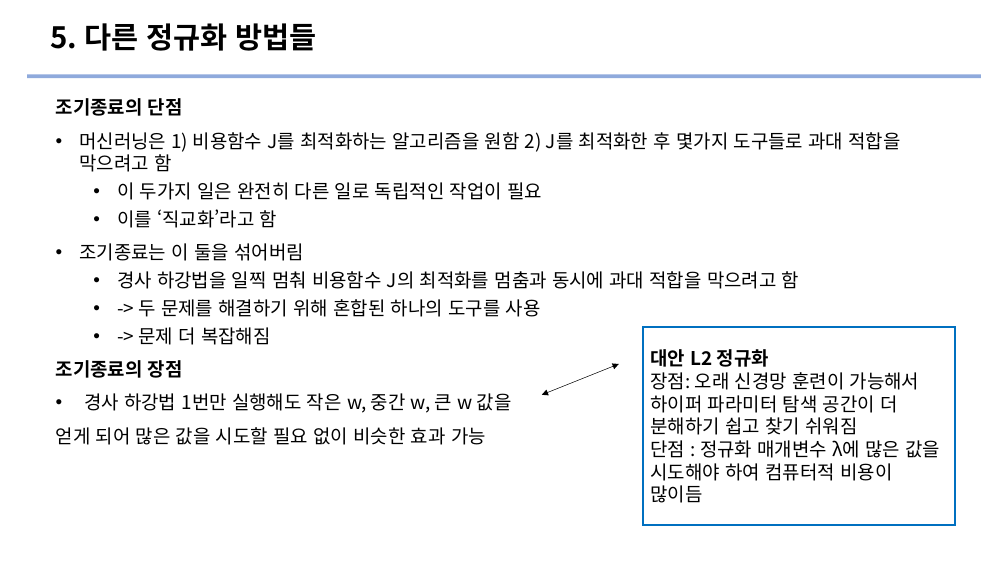
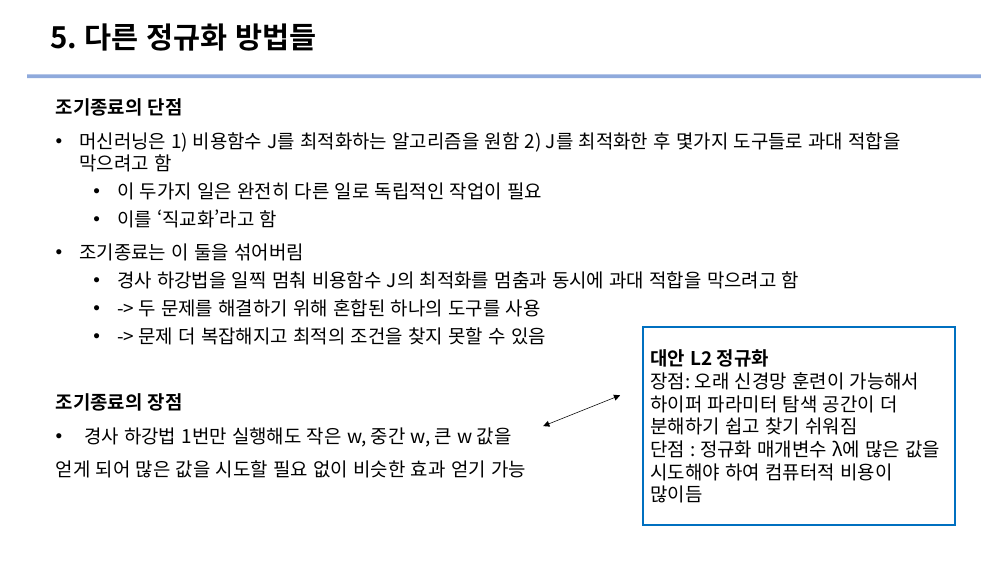
Before and after one commit to Ewha-Euron/5th-Mid-DL, a slide deck: slide 23 of [8주차] 신경망 네트워크의 정규화 발표자료.pptx. Drawn at 1008x567 pixels with LibreOffice and Linux fonts; fonts in the diff are those of the drawing. Boxes give left, top, right and bottom in pixels: in the first picture for what was removed or moved away, otherwise in the second. Text is boxed around its words. In the diff, an @@ line names an element or a change of style, - is before the commit and + after.

Commit message:
[8주차] 신경망 네트워크의 정규화 발표자료 수정본

```diff
--- a/[8주차] 신경망 네트워크의 정규화 발표자료.pptx
+++ b/[8주차] 신경망 네트워크의 정규화 발표자료.pptx
@@ subtitle at [138, 327, 546, 345]: text changed @@
-  • -> 문제 더 복잡해짐
+  • -> 문제 더 복잡해지고 최적의 조건을 찾지 못할 수 있음
@@ double arrow moved from (542, 395) - (619, 364) to (544, 426) - (620, 395) @@
@@ subtitle at [56, 460, 526, 478]: text changed @@
-얻게 되어 많은 값을 시도할 필요 없이 비슷한 효과 가능
+얻게 되어 많은 값을 시도할 필요 없이 비슷한 효과 얻기 가능
```
Also in this commit, not shown: 5 other slides changed, 7 slides added.
